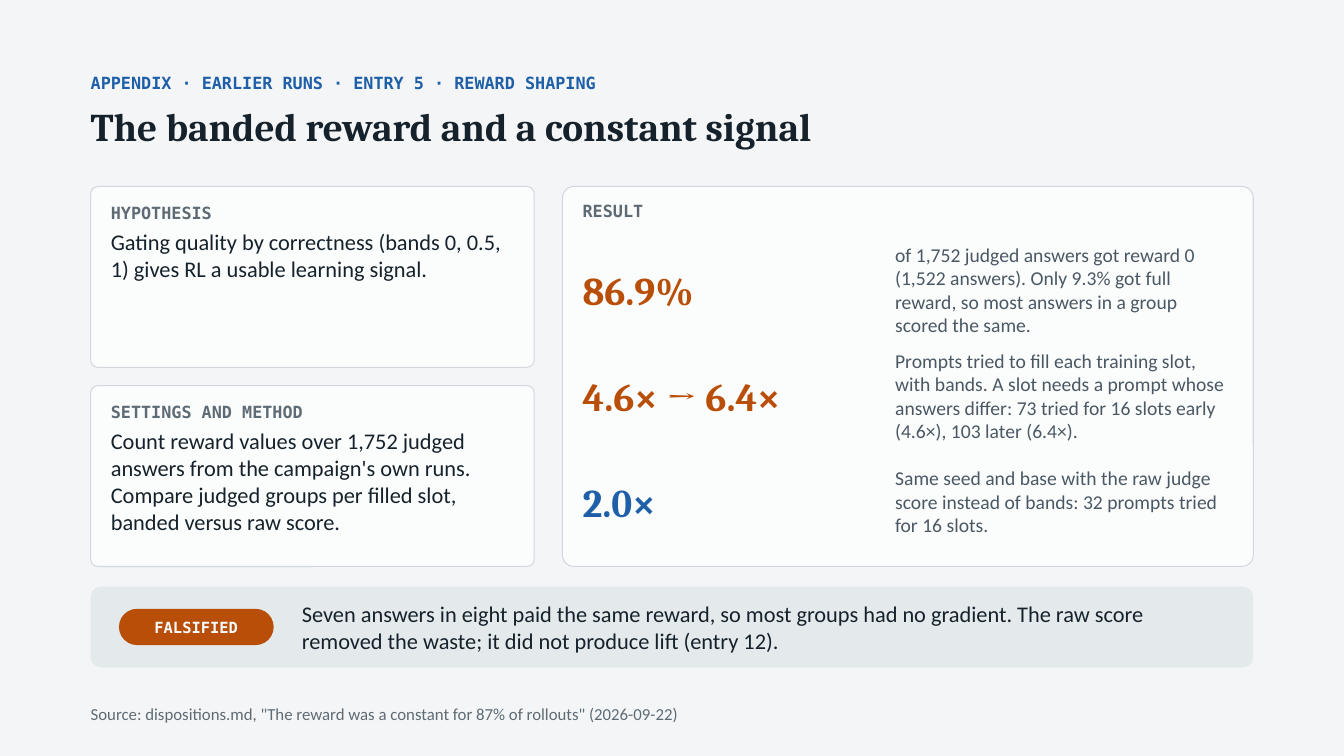
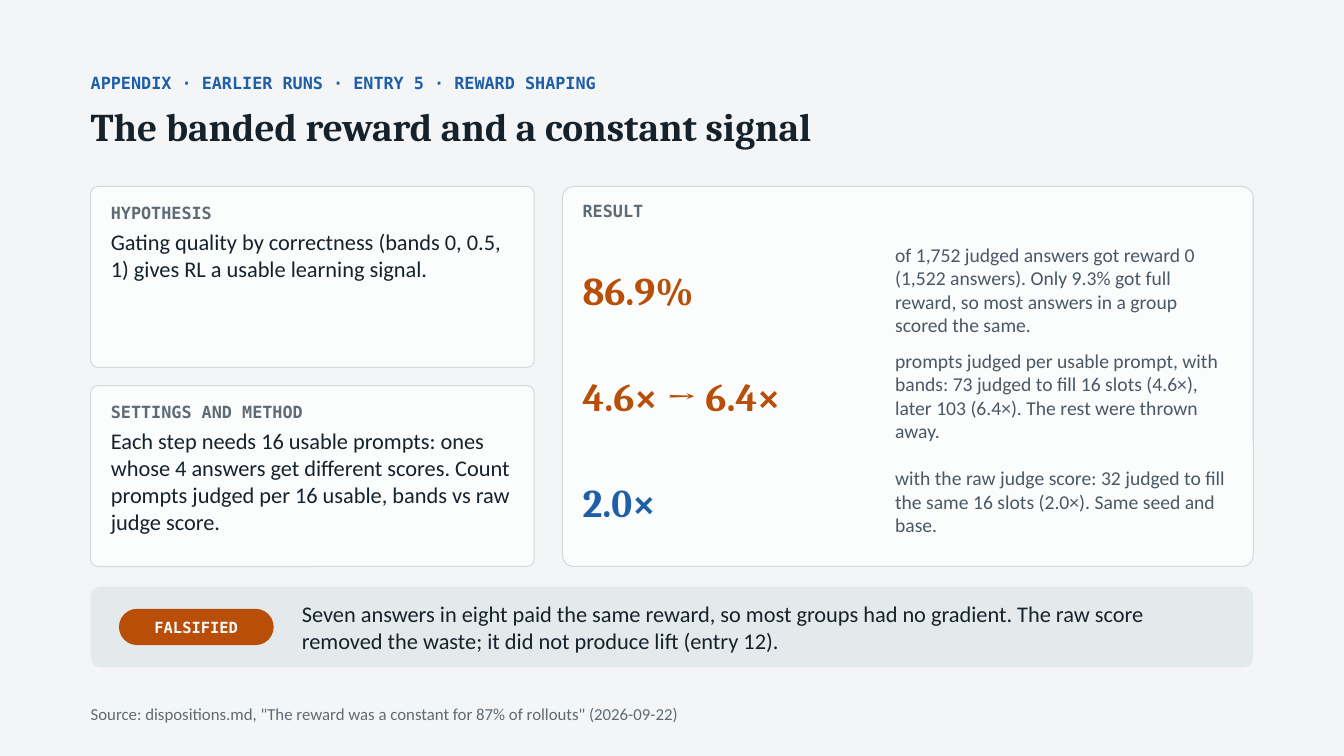
Before and after one commit to thistleknot/rl_v2_share, a slide deck: slide 19 of docs/RL_V2_rl.pptx. Drawn at 1344x756 pixels with LibreOffice and Linux fonts; fonts in the diff are those of the drawing. Boxes give left, top, right and bottom in pixels: in the first picture for what was removed or moved away, otherwise in the second. Text is boxed around its words. In the diff, an @@ line names an element or a change of style, - is before the commit and + after.

```diff
--- a/docs/RL_V2_rl.pptx
+++ b/docs/RL_V2_rl.pptx
@@ text at (x1=895, y1=354, x2=1217, y2=441): text changed @@
-Prompts tried to fill each training slot, with bands. A slot needs a prompt whose answers differ: 73 tried for 16 slots early (4.6×), 103 later (6.4×).
+prompts judged per usable prompt, with bands: 73 judged to fill 16 slots (4.6×), later 103 (6.4×). The rest were thrown away.
@@ text at (x1=111, y1=433, x2=510, y2=534): text changed @@
-Count reward values over 1,752 judged answers from the campaign's own runs. Compare judged groups per filled slot, banded versus raw score.
+Each step needs 16 usable prompts: ones whose 4 answers get different scores. Count prompts judged per 16 usable, bands vs raw judge score.
@@ text at (x1=895, y1=471, x2=1224, y2=532): text changed @@
-Same seed and base with the raw judge score instead of bands: 32 prompts tried for 16 slots.
+with the raw judge score: 32 judged to fill the same 16 slots (2.0×). Same seed and base.
```
